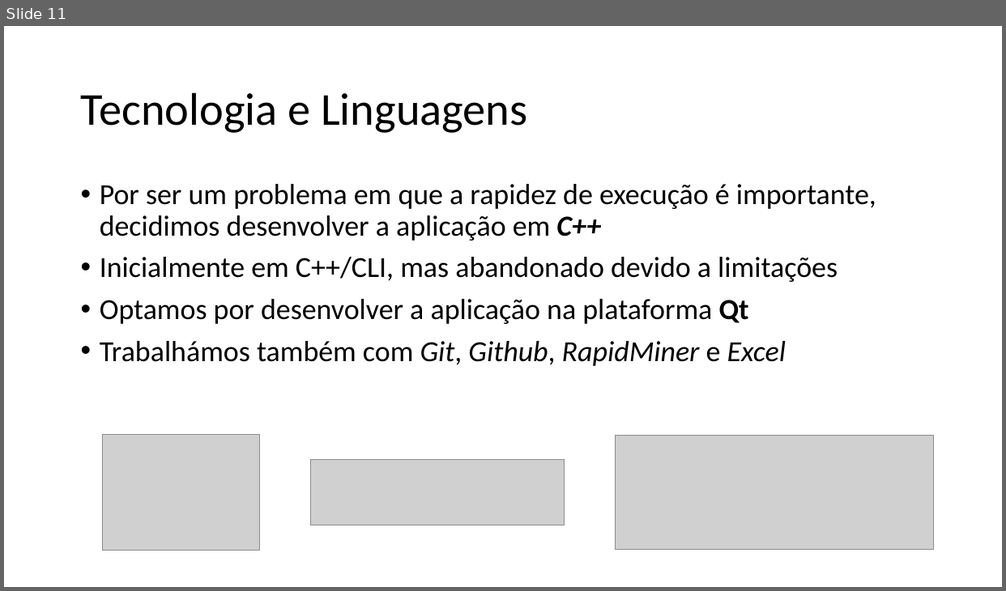
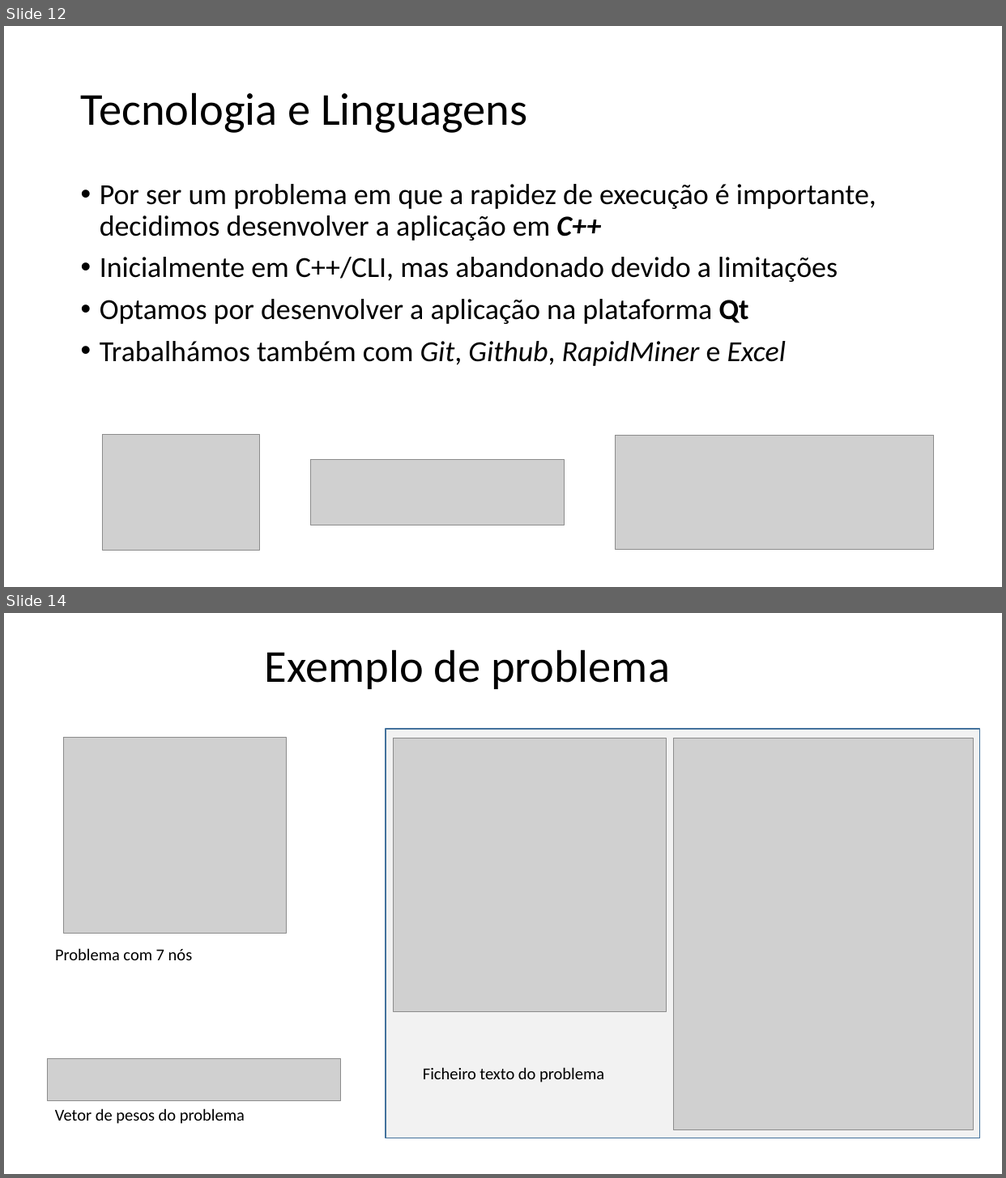
Before and after one commit to xQsme/RLP_Qt, a slide deck: powerpoint_defesa.pptx. Shown one above the other, each under a label of ours: slide 11 before the commit, slides 12 and 14 after it; the slides between them are not shown. The pictures are 1006x591 and 1006x1178 pixels, drawn with LibreOffice and Linux fonts; fonts in the diff are those of the drawing; grey boxes stand for pictures. Boxes give left, top, right and bottom in pixels: in the first picture for what was removed or moved away, otherwise in the second. Text is boxed around its words. In the diff, an @@ line names an element or a change of style, - is before the commit and + after.

```diff
--- a/powerpoint_defesa.pptx
+++ b/powerpoint_defesa.pptx
@@ slide 14 added at bbox=[4, 613, 1002, 1174], background #FFFFFF @@
@@ title added at bbox=[265, 649, 670, 689], 44 pt, text #000000 @@
+Exemplo de problema
@@ picture added at bbox=[64, 737, 286, 934] @@
@@ text added at bbox=[55, 948, 193, 960], 16 pt, text #000000 @@
+Problema com 7 nós
@@ picture added at bbox=[48, 1059, 341, 1101] @@
@@ group added at bbox=[386, 729, 980, 1139]: 2 pictures, 1 rectangle, 1 text @@
+Ficheiro texto do problema
@@ text added at bbox=[55, 1109, 245, 1124], 16 pt, text #000000 @@
+Vetor de pesos do problema
@@ what was slide 11 is now slide 12 @@
```
Also in this commit, not shown: 1 slide changed, 4 other slides added.
